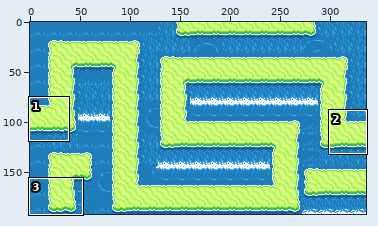
Two versions of one sprite sheet, satanAnt/assets.atlas/challengeRoom.png. Above: a wide view before the commit, with the close-up outlined.
Close-up. Old version:
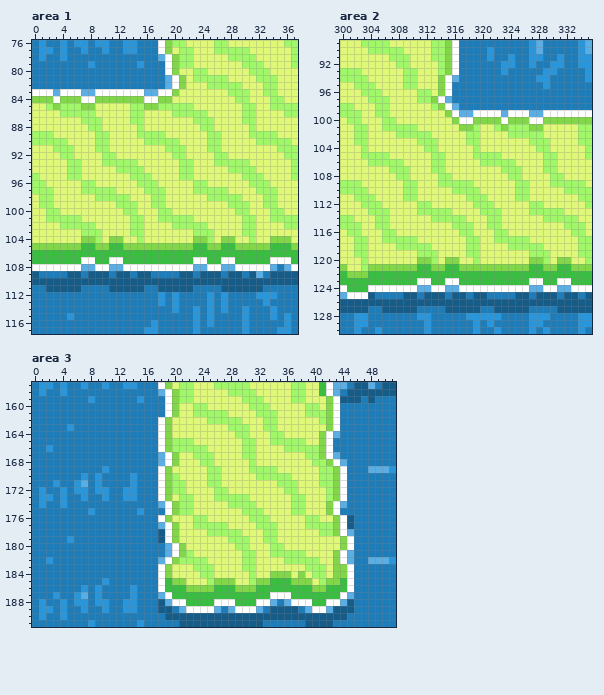
The file is 336x192 pixels. Shown: area 1: x 0..37, y 76..117; area 2: x 300..335, y 89..130; area 3: x 0..51, y 157..191.
After the commit:
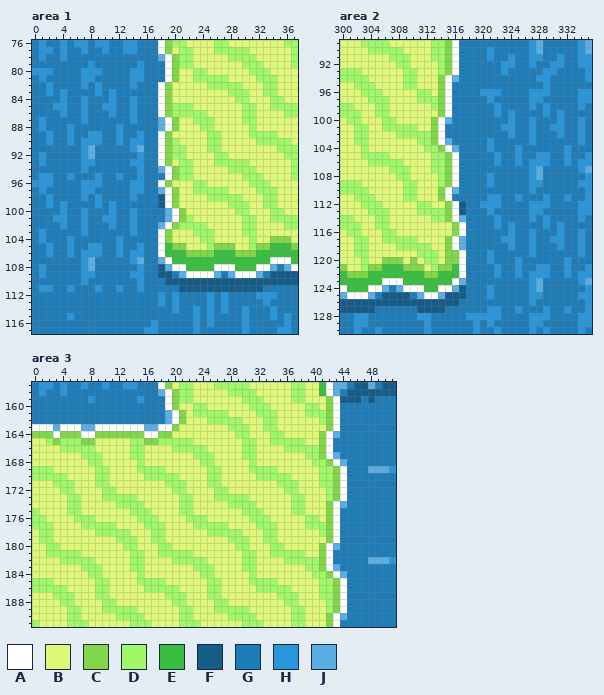
Palette (. is transparent): A #ffffff  B #e0f878  C #82d749  D #a0f868  E #3abe41  F #165c88  G #1e7cb8  H #2996db  J #5aaee4
Difference:
Changed rows in their new state; - is an unchanged pixel.
Area 1:
first column x 0:
 80 HHH----HHH----HH----------------
 81 -H-----HH-----HH---ACB----------
 82 --H----H-H----H---ACBB----------
 83 GGHGHGGGGHGHGGGGGG-CB-----------
 84 GGGGHGGHGGGHGGHGGGA-------------
 85 GGGHHGGHGGHHGGHGGGAC------------
 86 GGGGHGGHGGGHGGHGGGAC------------
 87 GHGGGGGHGGGGGGHGGGJAC-----------
 88 GHGGGHGGGGGGHGGGGGJAC-----------
 89 GGHGGHGGHHGGHGGHGGAC------------
 90 GGHGGHGHHHGGHGHHGGAC------------
 91 GGGGGGGHJGGGGGHJGGAC------------
 92 GHGGGGGHJGGGGGGHGGAC------------
 93 GHGGGGGHHGGGGGHHGGAC------------
 94 GGGGGGGHGGGGGGGHGGJAC-----------
 95 GHHGGHGGGHGGHGGHGGGAC-----------
 96 HHHGGGGHHHGGGGHHGGAC------------
 97 GHGGGGGHHGGGGGHHGGJAC-----------
 98 GGHGGGGHGHGGGGHGGGFAC-----------
 99 GGHGHGGGGHGHGGGGGGFAC-----------
100 GGGGHGGHGGGHGGHGGGGJAC----------
101 GGGHHGGHGGHHGGHGGGGJAC----------
102 GGGGHGGHGGGHGGHGGGJAC-----------
103 GHGGGGGHGGGGGGHGGGAC------------
104 GHGGGHGGGGGGHGGGGGAC---BD--BB---
105 GGHGGHGGHHGGHGGHGGAE--BBBD-CCBBD
106 GGHGGHGHHHGGHGHHGGA---CCCC---CCC
107 GGGGGGGHJGGGGGHJGGJA---EE--EE---
108 GHGGGGGH-GGGGGGHGGFJ--EEEE-AAEEE
109 GH---GGHHGG-GGHHG-FF-JAAAAJ-JAAA
110 GGGGGGGHGGGGGGGHGGG-------------
111 -HHGGHG--H-GHGGH--GGG--FFFF-----
Area 2:
first column x 304:
 96 ----------------HHH----HHH----HH
 97 ---------DCA-----H-----HH-----HH
 98 ------------G-----H----H-H----H-
 99 ----------CAGGGGGGHGHGGGGHGHGGGG
100 ---------CAJGGGGGGGGHGGHGGGHGGHG
101 ---------CAGGGGGGGGHHGGHGGHHGGHG
102 ---------CAGGGGGGGGGHGGHGGGHGGHG
103 ---------CAJGGGGGHGGGGGHGGGGGGHG
104 ----------CAJGGGGHGGGHGGGGGGHGGG
105 -----------CAGGGGGHGGHGGHHGGHGGH
106 -----------CAGGGGGHGGHGHHHGGHGHH
107 -----------CAGGGGGGGGGGHJGGGGGHJ
108 -----------CAGGGGHGGGGGHJGGGGGGH
109 -----------CAGGGGHGGGGGHHGGGGGHH
110 ----------CAJGGGGGGGGGGHGGGGGGGH
111 ----------CAGGGGGHHGGHGGGHGGHGGH
112 -----------CAFGGHHHGGGGHHHGGGGHH
113 -----------CAFGGGHGGGGGHHGGGGGHH
114 -----------CAJGGGGHGGGGHGHGGGGHG
115 ------------CAGGGGHGHGGGGHGHGGGG
116 ------------CAGGGGGGHGGHGGGHGGHG
117 -----------CAJGGGGGHHGGHGGHHGGHG
118 -----------CAJGGGGGGHGGHGGGHGGHG
119 -----------CCAGGGHGGGGGHGGGGGGHG
120 --CCC-CBD----AGGGHGGGHGGGGGGHGGG
121 --EEE--CBD-C-AGGGGHGGHGGHHGGHGGH
122 --------CC---AGGGGHGGHGHHHGGHGHH
123 --AAA--EE--E-JGGGGGGGGGHJGGGGGHJ
124 --JGJ--AEE-A-FGGGHGGGGGH-GGGGGGH
125 J-FFF-GJAAJF---GGH---GGHHGG-GGHH
126 -------------GGGGGGGGGGHGGGGGGGH
127 F-GGGGGFFFFGGGGG-HHGGHG--H-GHGGH
Area 3:
first column x 0:
161 -------------------JAC------------------------
162 ------------------GJAC------------------------
163 AAAJAAAJJAAAAAAAJJ-AC-------------------------
164 CCCACCCAACCCCCCCAAC---------------------------
165 BBDCDDDCCBBBBBDDCCDD--------------------------
166 BBBBDDDDDBBBBBDDBBBB--------------------------
167 BBBBBBBDDDBBBBDDBBBBB-------------------------
168 BBBBBBBBDDBBBBBDBBBBB-------------------------
169 DDDBBBBBBDDBBBBDDDDB--------------------------
170 DDDDDBBBBDDBBBBBDDDD--------------------------
171 BBBDDDBBBDDBBBBBBBBD--------------------------
172 BBBBDDBBBBDDBBBBBBBB--------------------------
173 BBBBBDDBBBDDDDDBBBBB--------------------------
174 BBBBBDDBBBBBDDDDBBBBB-------------------------
175 DBBBBDDBBBBBBBDDDBBBB-------------------------
176 DDBBBBDDDBBBBBBDDDBB--D-------------------CAGG
177 DDDBBBBDDDDDBBBBDDDBB---------------------CAGG
178 BDDBBBBBBDDDDDBBBDDBB---------------------CAGG
179 BDDBBBBBBBBBDDDBBDDBB---------------------CAGG
180 BBDDBBBBBBBBBDDBBBDDBB-------------------CAJGG
181 BBDDDDDBBBBBBBDDBBDDDD-------------------CAGGG
182 BBBBDDDDDBBBBBDDBBBBD--------------------CAGGG
183 BBBBBBBDDDBBBBDDBBBB---------------------CAJGG
184 BBBBBBBBDDBBBBBDBBBB--------------BBB-B---CAJG
185 DDDBBBBBBDDBBBBDDDDBBB----DBB---DDDBBBBB--D-AG
186 DDDDDBBBBDDBBBBBDDDDDBBBBDDBBBBBDDDDDBBBBDDCAG
187 BBBDDDBBBDDBBBBBBBBDDDBBBDDBBBBBBBBDDDBBBDDC-G
188 BBBBDDBBBBDDBBBBBBBBDDBBBBDDBBBBBBBBDDBBBBDCAG
189 BBBBBDDBBBDDDDDBBBBBBDDBBBDDDDDBBBBBBDDBBBDCAG
190 BBBBBDDBBBBBDDDDBBBBBDDBBBBBDDDDBBBBBDDBBBCAJ-
191 DBBBBDDDBBBBBBDDDBBBBDDDBBBBBBDDDBBBBDDBBBCA--
Pixel boxes of the changes (left, top, right, bottom) in both close-ups:
changed: (32, 68, 256, 292)
changed: (368, 89, 592, 313)
changed: (32, 410, 354, 627)
